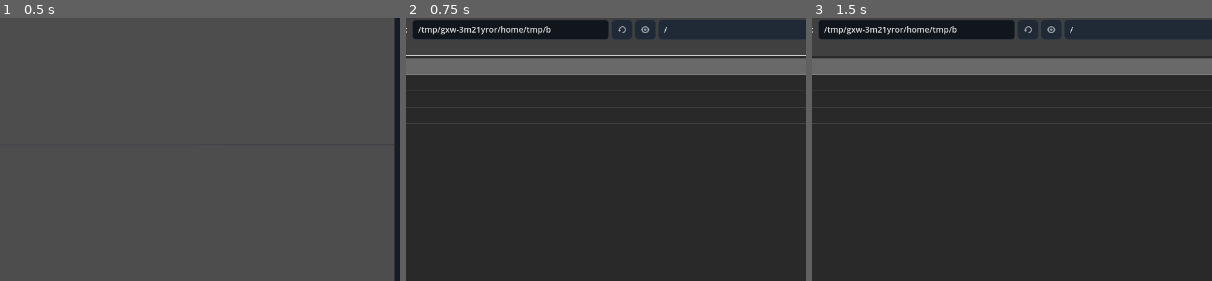
Above: before the commit, frames 1-3 (left to right).
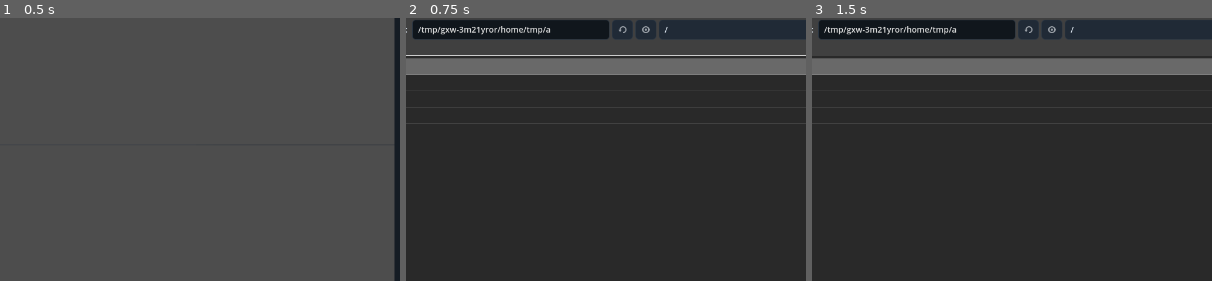
Above: after the commit, the same moments.

Repository: Onnevan/Kabuki
Game: Godot game, scene res://editor/main.tscn
The game is run twice, just before and just after one commit, with the same random seed, the same clock (stepped at 60 frames per second) and the same inputs.
Inputs (mouse positions are % of the whole screen's width and height, from its top left):
- Up to frame 1 (0.5 s): no input
- Up to frame 2 (0.75 s): click "＋ IMPORT" at 0.5 s
- Up to frame 3 (1.5 s): click (37, 77) at 1.27 s; type "12" at 1.35 s
The pictures show only the part of the screen within x 27-77%, y 16-65%; the shares and areas given below are measured in that part.

Frame 1 is identical in both runs. In frame 2, less than 0.1% of the frame differs, in the area x 35-66%, y 3-6%; in frame 3, less than 0.1%.

Commit message:
Drive transforms from separate XYZ inspector fields

Diff:
--- a/editor/main.gd
+++ b/editor/main.gd
@@ -264,30 +264,18 @@
 		%LightType.select(0 if light is DirectionalLight3D else (1 if light is OmniLight3D else 2))
 
 func _show_transform(node: Node3D) -> void:
-	%PositionEdit.text = "%.3f, %.3f, %.3f" % [node.position.x,node.position.y,node.position.z]
-	%RotationEdit.text = "%.2f, %.2f, %.2f" % [rad_to_deg(node.rotation.x),rad_to_deg(node.rotation.y),rad_to_deg(node.rotation.z)]
-	%ScaleEdit.text = "%.3f, %.3f, %.3f" % [node.scale.x,node.scale.y,node.scale.z]
-
-func _parse_vec3(text: String, fallback: Vector3) -> Vector3:
-	var parts := text.replace(" ", "").split(",")
-	if parts.size() != 3: return fallback
-	return Vector3(float(parts[0]), float(parts[1]), float(parts[2]))
-
-func _on_position_submitted(text: String) -> void:
+	%PosX.set_value_no_signal(node.position.x); %PosY.set_value_no_signal(node.position.y); %PosZ.set_value_no_signal(node.position.z)
+	%RotX.set_value_no_signal(node.rotation_degrees.x); %RotY.set_value_no_signal(node.rotation_degrees.y); %RotZ.set_value_no_signal(node.rotation_degrees.z)
+	%SclX.set_value_no_signal(node.scale.x); %SclY.set_value_no_signal(node.scale.y); %SclZ.set_value_no_signal(node.scale.z)
+
+func _process_transform_fields() -> void:
 	if selected_scene_node == null: return
-	selected_scene_node.position = _parse_vec3(text, selected_scene_node.position)
-	_show_transform(selected_scene_node)
-
-func _on_rotation_submitted(text: String) -> void:
-	if selected_scene_node == null: return
-	var degrees := _parse_vec3(text, selected_scene_node.rotation_degrees)
-	selected_scene_node.rotation_degrees = degrees
-	_show_transform(selected_scene_node)
-
-func _on_scale_submitted(text: String) -> void:
-	if selected_scene_node == null: return
-	selected_scene_node.scale = _parse_vec3(text, selected_scene_node.scale)
-	_show_transform(selected_scene_node)
+	var pos := Vector3(%PosX.value, %PosY.value, %PosZ.value)
+	var rot := Vector3(%RotX.value, %RotY.value, %RotZ.value)
+	var scl := Vector3(%SclX.value, %SclY.value, %SclZ.value)
+	if not selected_scene_node.position.is_equal_approx(pos): selected_scene_node.position = pos
+	if not selected_scene_node.rotation_degrees.is_equal_approx(rot): selected_scene_node.rotation_degrees = rot
+	if not selected_scene_node.scale.is_equal_approx(scl): selected_scene_node.scale = scl
 
 func _on_object_selected(index: int) -> void:
 	var id: String = object_list.get_item_metadata(index)
